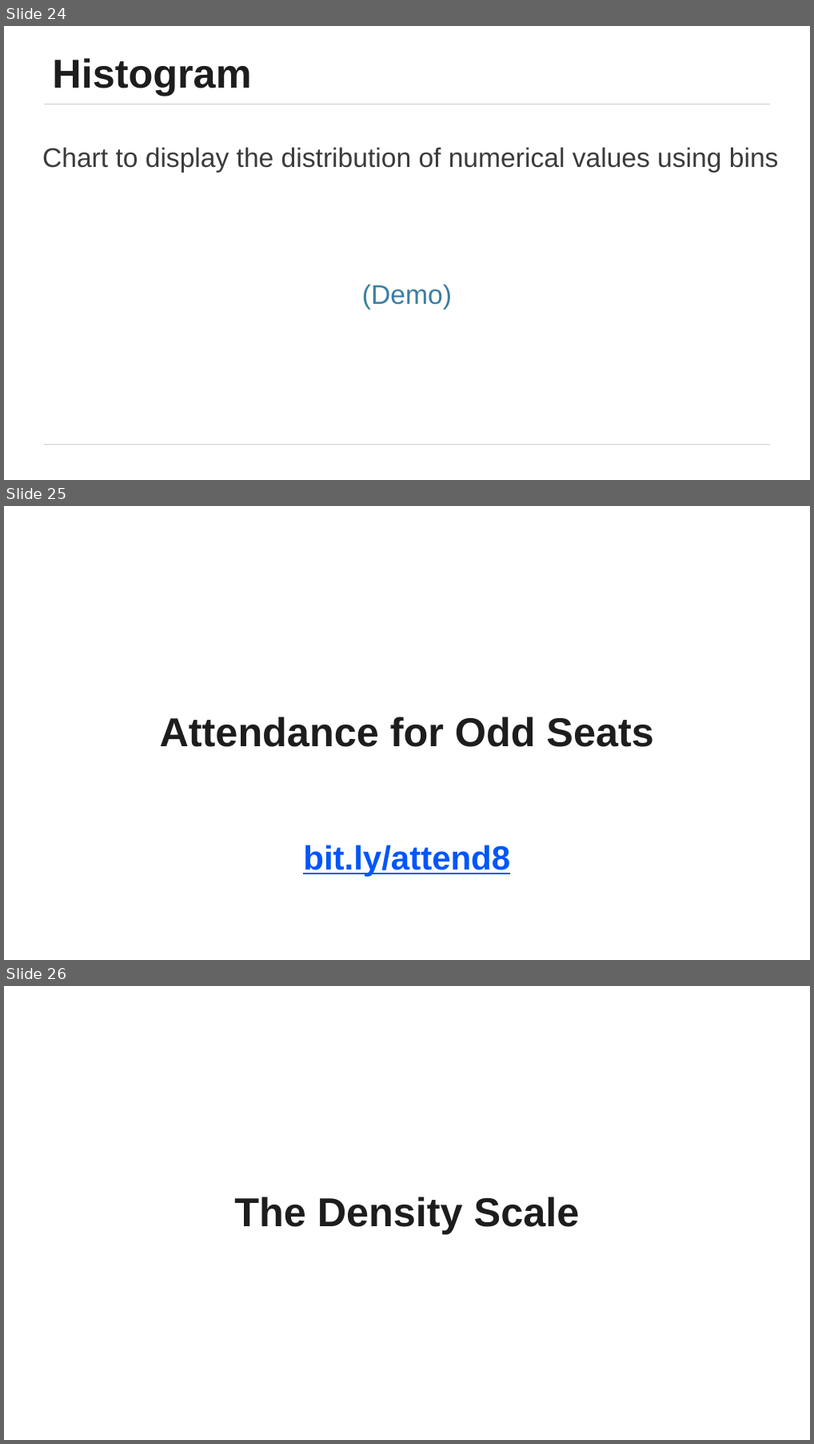
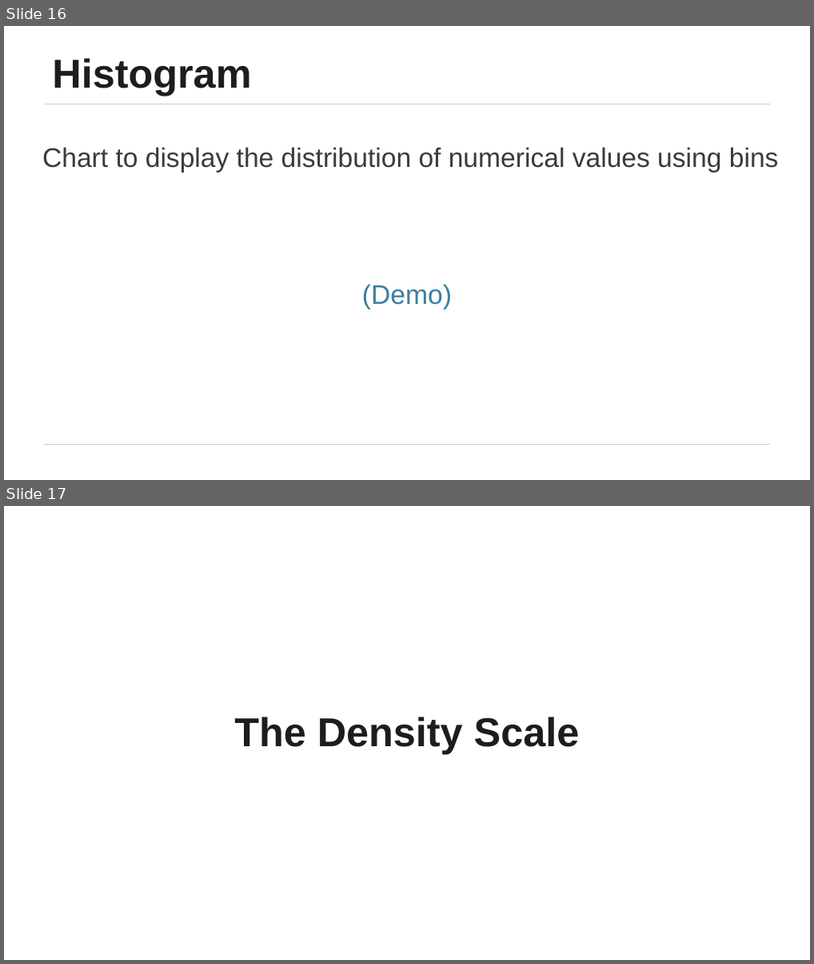
Before and after one commit to stat108ds/current-CS108, a slide deck: modules/module 3/module 3.pptx. Shown one above the other, each under a label of ours: slides 24, 25 and 26 before the commit, slides 16 and 17 after it. The pictures are 814x1444 and 814x964 pixels, drawn with LibreOffice and Linux fonts; fonts in the diff are those of the drawing. Boxes give left, top, right and bottom in pixels: in the first picture for what was removed or moved away, otherwise in the second. Text is boxed around its words. In the diff, an @@ line names an element or a change of style, - is before the commit and + after.

```diff
--- a/modules/module 3/module 3.pptx
+++ b/modules/module 3/module 3.pptx
@@ slide 25 removed at box(4, 506, 810, 960), background #FFFFFF @@
@@ title removed at box(160, 716, 654, 747) @@
-Attendance for Odd Seats
@@ text removed at box(303, 844, 510, 876) @@
-bit.ly/attend8
@@ what was slide 24 is now slide 16 @@
@@ what was slide 26 is now slide 17 @@
```
Also in this commit, not shown: 2 slides added, 9 other slides removed, 6 other files.
